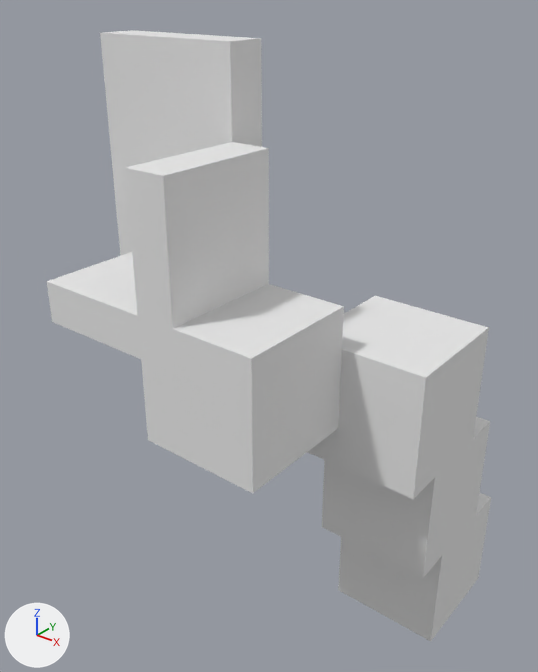
The OBJ model ProyectoFinal/Models/mano_izq_pez.obj, before and after one commit.
Both versions are drawn from a 50 mm camera at (0.726, -1.573, 1.469) aimed at (-0.327, -0.256, 0.653). Every picture has the same lights, and +X, +Y and +Z are marked at lower left. Where no turn or scale is listed for an object, it has been applied to the vertices.

Objects in the first picture: 'mano_izq_pez'.
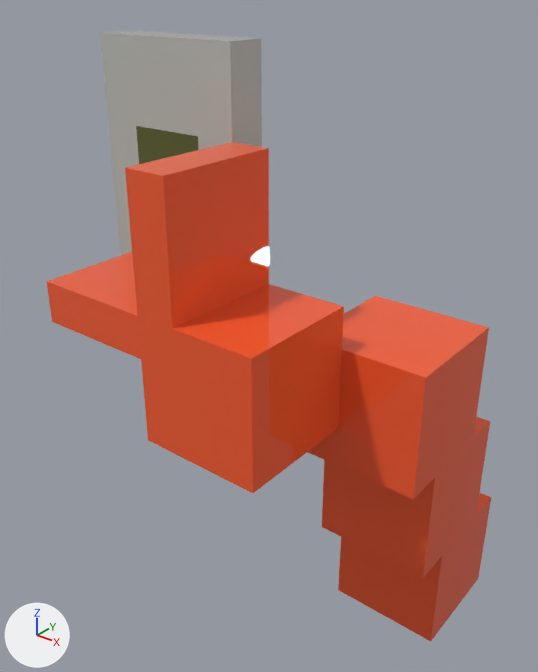
Changed parts and their boxes (x1, y1, x2, y2) in the pictures (538 x 672 px):
'mano_izq_pez', surface changed (grey to red)
    both: (47, 30, 491, 641)

Patch to the scene script:
```diff
--- a/ProyectoFinal/Models/mano_izq_pez.obj.py
+++ b/ProyectoFinal/Models/mano_izq_pez.obj.py
@@ img_mano_izq_pez_png @@
+img_mano_izq_pez_png = load_image('mano_izq_pez.png', '../Textures/mano_izq_pez.png', 256, 1, 'sRGB')
@@ mat_palette @@
 mat_palette = principled_material('palette')
-mat_palette.base_color = (0.8, 0.8, 0.8)  # white #e7e7e7
-mat_palette.roughness = 1.0
+mat_palette.texture = img_mano_izq_pez_png
+mat_palette.roughness = 0.0
```
